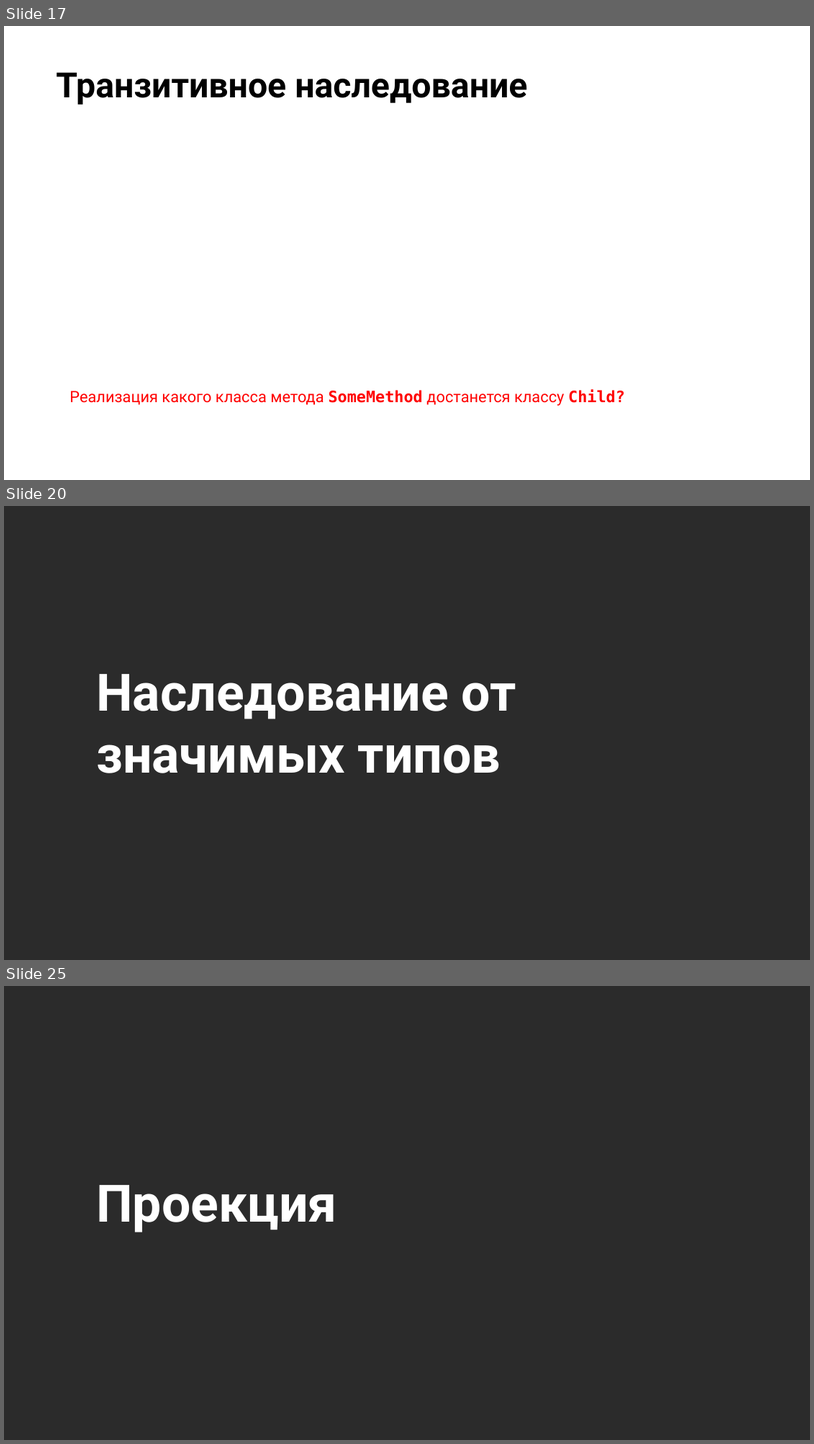
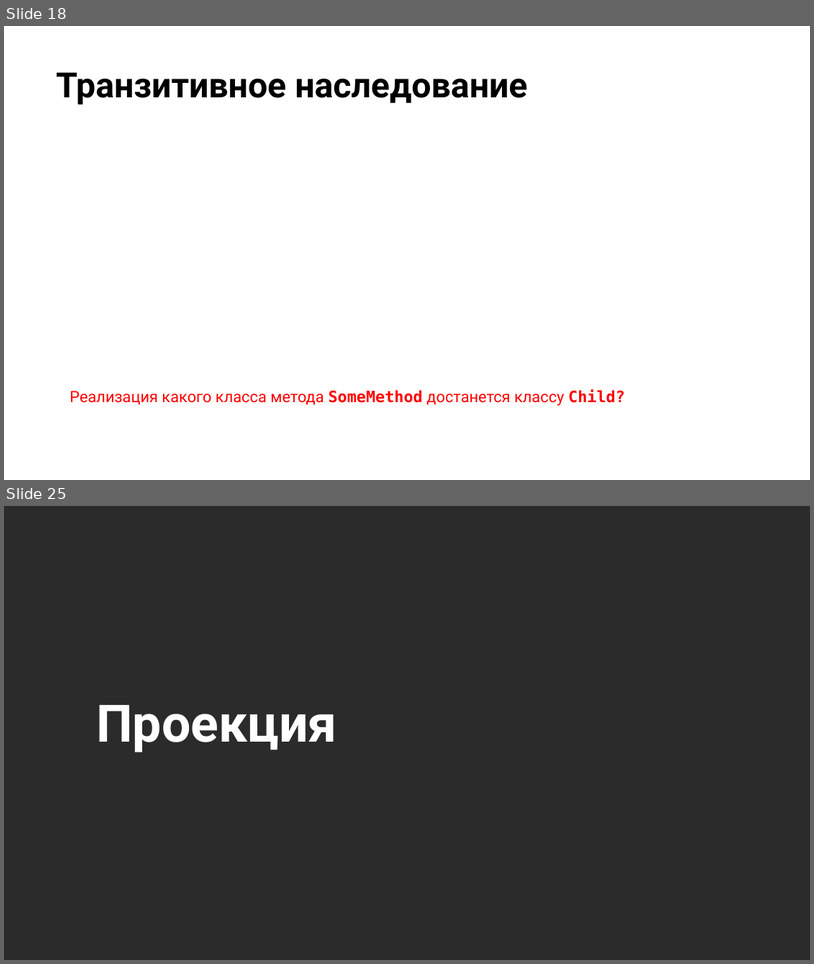
Before and after one commit to NilovPavel/OOP, a slide deck: ООП.pptx. Shown one above the other, each under a label of ours: slides 17, 20 and 25 before the commit, slides 18 and 25 after it; the slides between them are not shown. The pictures are 814x1444 and 814x964 pixels, drawn with LibreOffice and Linux fonts; fonts in the diff are those of the drawing; background and template pictures are left out; a plain dark background stands for a picture behind light text. Boxes give left, top, right and bottom in pixels: in the first picture for what was removed or moved away, otherwise in the second. Text is boxed around its words. In the diff, an @@ line names an element or a change of style, - is before the commit and + after.

```diff
--- a/ООП.pptx
+++ b/ООП.pptx
@@ slide 20 removed at (4, 506, 810, 960), background picture (left out) @@
@@ title removed at (96, 674, 517, 773) @@
-Наследование от значимых типов
@@ what was slide 17 is now slide 18 @@
```
Also in this commit, not shown: 4 slides changed, 5 slides added, 27 other slides removed, 7 other files.
